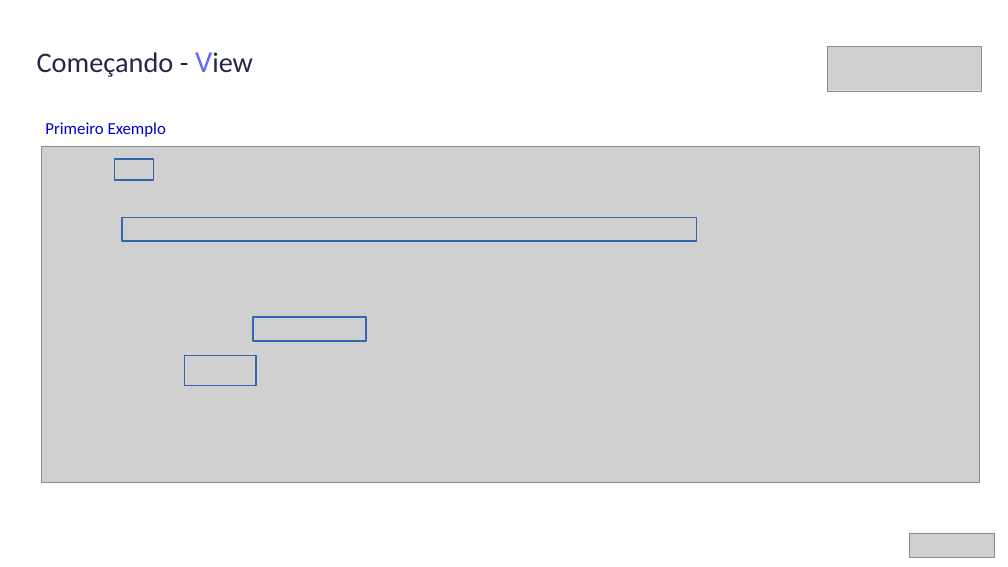
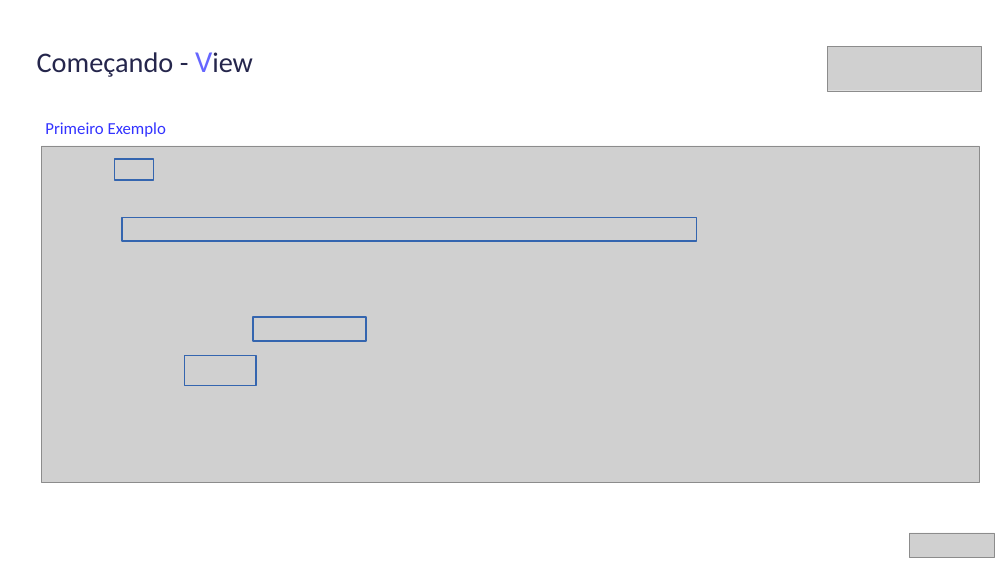
Before and after one commit to lucasperez/apresentacao-angular, a slide deck: slide 6 of apresentacao-ideais-conf-2013.ppt. Drawn at 1008x567 pixels with LibreOffice and Linux fonts; fonts in the diff are those of the drawing; grey boxes stand for pictures; background and template pictures are left out. Boxes give left, top, right and bottom in pixels: in the first picture for what was removed or moved away, otherwise in the second. Text is boxed around its words. In the diff, an @@ line names an element or a change of style, - is before the commit and + after.

```diff
--- a/apresentacao-ideais-conf-2013.ppt
+++ b/apresentacao-ideais-conf-2013.ppt
@@ text "Primeiro Exemplo" at bbox=[45, 122, 166, 137]: text colour #0000CC to #3333FF @@
```
Also in this commit, not shown: 3 other slides changed, 1 other file.
